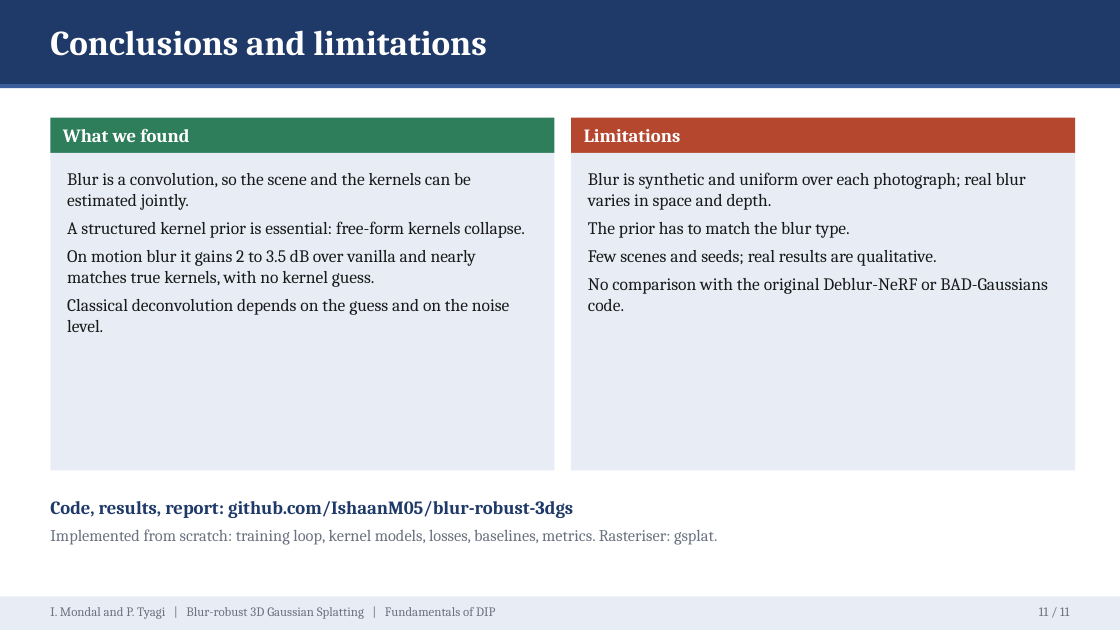
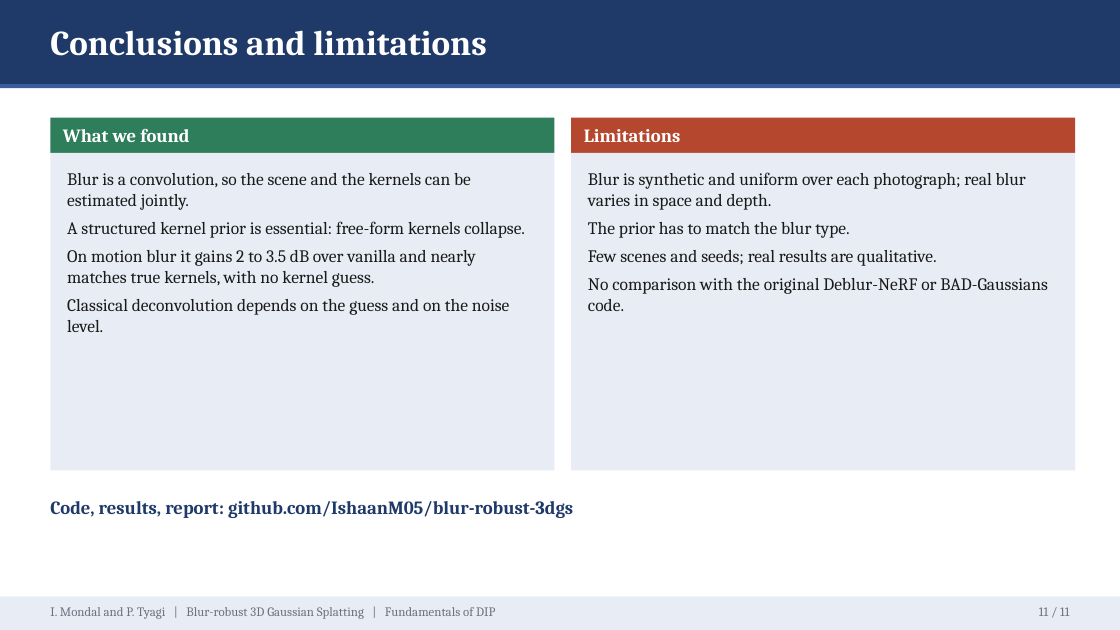
Before and after one commit to IshaanM05/blur-robust-3dgs, a slide deck: slide 11 of docs/slides.pptx. Drawn at 1120x630 pixels with LibreOffice and Linux fonts; fonts in the diff are those of the drawing. Boxes give left, top, right and bottom in pixels: in the first picture for what was removed or moved away, otherwise in the second. Text is boxed around its words. In the diff, an @@ line names an element or a change of style, - is before the commit and + after.

Commit message:
Trim last slide

```diff
--- a/docs/slides.pptx
+++ b/docs/slides.pptx
@@ text at box(50, 529, 717, 545): paragraph removed @@
-Implemented from scratch: training loop, kernel models, losses, baselines, metrics. Rasteriser: gsplat.
```
Also in this commit, not shown: 1 other file.
